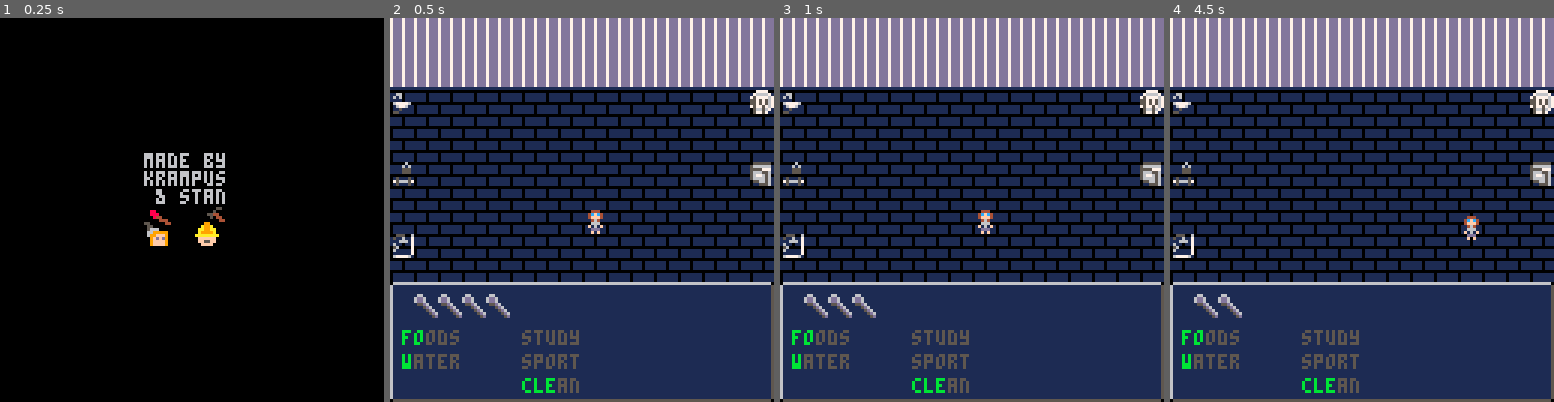
Above: before the commit, frames 1-4 (left to right).
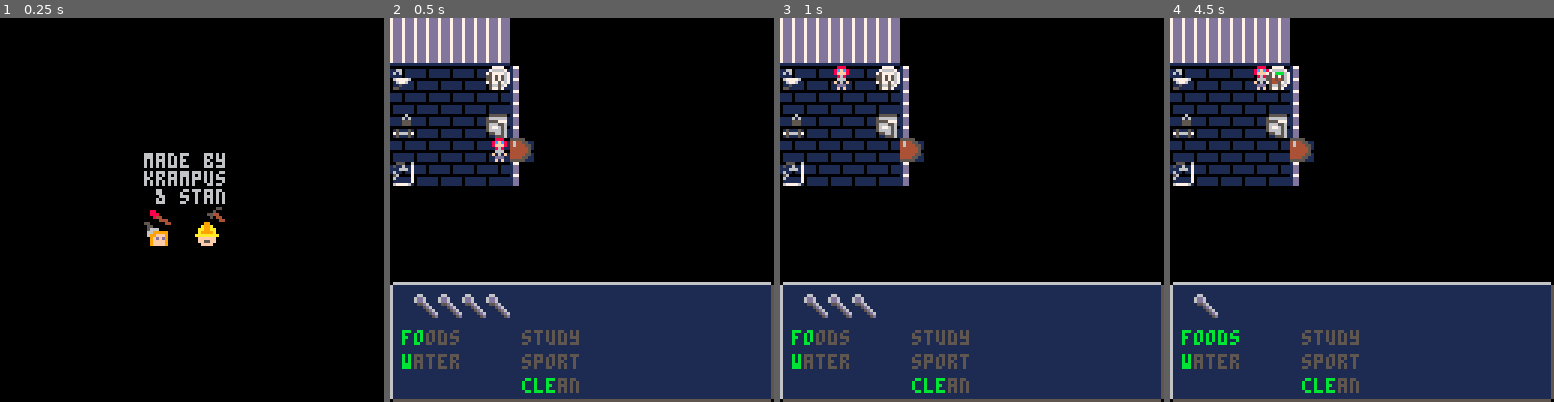
Above: after the commit, the same moments.

Repository: StanTheCarpenter/handle-with-care
Game: PICO-8 cartridge handlewithcare.p8
Two runs of this game, one before a commit and one after it. Both use one fixed random seed, a clock stepped at 60 frames per second and the inputs below.
Inputs:
- Up to frame 1 (0.25 s): no input
- Up to frame 2 (0.5 s): tap X (X key) at 0.33 s
- Up to frame 3 (1 s): tap O (Z key) at 0.7 s
- Up to frame 4 (4.5 s): tap X (X key) at 1.07, 1.85, 2.97, 4.08 s; hold Right 1.6-2.1 s; tap O (Z key) every 0.4 s from 1.7 to 4.1 s; hold Up 2.15-2.42 s; hold Right 2.47-3.03 s; hold Left 3.08-3.58 s; hold Down 3.63-3.97 s; hold Right from 4.02 s (still down)

Frame 1 is identical in both runs. In frame 2, 44% of the frame differs, in the area x 0-100%, y 0-69%; in frame 3, 44%; in frame 4, 44%, in the area x 0-100%, y 0-86%.

Commit message:
Update handlewithcare.p8
refactoring, introduces kas scene

Diff:
--- a/handlewithcare.p8
+++ b/handlewithcare.p8
@@ -9,7 +9,7 @@
 end
 
 function credits.update()
-		if btn(❎) then set_state(game) end
+		if btn(❎) then game.init(); set_state(kamer) end
 end
 
 function credits.draw()
@@ -81,43 +81,11 @@
 end
 
 function game.update()
-	local gx = player.x
-	local gy = player.y
-	if btn(⬅️) then
-		gx = player.x - 1
-	elseif btn(➡️) then
-		gx = player.x + 1
-	elseif btn(⬆️) then
-		gy = player.y - 1
-	elseif btn(⬇️) then
-		gy = player.y + 1
-	end
 
 	if btn(🅾️) and not oldz then
 		game.init()
 	end
 
-	local item_prsd = false
-	for k,v in pairs(items) do
-		local l, a = len(v.x,v.y,gx,gy)
-		if l < 8 then
-			if v.mode == 1
-			and player.spoons > 0 then
-				v.act()
-				v.mode = 2
-				player.spoons -= 1
-			end
-			item_prsd = true
-		end
-	end
-
-	if not item_prsd and
-	gx > 1 and gx < 120 and
-	gy > 3*8 and gy < 128-5*8 then
-		player.x = gx
-		player.y = gy
-	end
-
 	player.update()
 
 	oldz = btn(🅾️)
@@ -125,10 +93,13 @@
 
 function game.draw()
 	cls()
-	map(0,0)
+	map(lvl.x,lvl.y,0,0,lvl.w,lvl.h)
+	map(0,11,0,11*8,16,5)
 	spr(player.img,player.x,player.y)
 	for k,v in pairs(items) do
-		spr(v.img[v.mode],v.x,v.y)
+		if v.room == room then
+		spr(v.img[v.mode or 1],v.x,v.y)
+		end
 	end
 
 	for i=1, player.spoons do
@@ -155,45 +126,71 @@
 items[1] = {
 	img = {17,33},
 	x = 1,
-	y = 3*8,
+	y = 2*8,
 	mode = 1,
+	room = 1,
+	spoon = 1,
 	act = function() player.stats[player.water].val += 3 end
 	}
 items[2] = {
 	img = {18,34},
 	x = 1,
-	y = 6*8,
+	y = 4*8,
 	mode = 1,
+	room = 1,
+	spoon = 1,
 	act = function() player.stats[player.sport].val += 3 end
 	}
 items[3] = {
 	img = {20,36},
 	x = 1,
-	y = 9*8,
+	y = 6*8,
 	mode = 1,
+	room = 1,
+	spoon = 1,
 	act = function() player.stats[player.clean].val += 3 end
 	}
 items[4] = {
 	img = {21,37},
-	x = 120,
-	y = 3*8,
+	x = 4*8,
+	y = 2*8,
 	mode = 1,
+	room = 1,
+	spoon = 1,
 	act = function() player.stats[player.foods].val += 3 end
 	}
 items[5] = {
 	img = {22,38},
-	x = 120,
-	y = 6*8,
+	x = 4*8,
+	y = 4*8,
 	mode = 1,
+	room = 1,
+	spoon = 1,
 	act = function() player.stats[player.study].val += 3 end
+	}
+items[6] = {
+	img = {26,26},
+	x = 5*8,
+	y = 5*8,
+	room = 1,
+	spoon = 0,
+	act = function() set_state(kas) end
+	}
+items[7] = {
+	img = {26,26},
+	x = 0*8,
+	y = 8*8,
+	room = 2,
+	spoon = 0,
+	act = function() set_state(kamer) end
 	}
 end
 -->8
 --player
 player = {}
 function player.init()
-	player.x = 8*8
-	player.y = 8*8
+	player.x = 2*8
+	player.y = 2*8
 	player.img = 12
 	player.stats = {}
 	player.stats[1] = { val = 1,
@@ -221,6 +218,40 @@
 	for k,v in pairs(player.stats) do
 		if v.val > 5 then v.val = 5 end
 	end
+
+	local gx = player.x
+	local gy = player.y
+	if btn(⬅️) then
+		gx = player.x - 1
+	elseif btn(➡️) then
+		gx = player.x + 1
+	elseif btn(⬆️) then
+		gy = player.y - 1
+	elseif btn(⬇️) then
+		gy = player.y + 1
+	end
+
+	local item_prsd = false
+	for k,v in pairs(items) do
+		local l, a = len(v.x,v.y,gx,gy)
+		if l < 6 and v.room == room then
+			if not v.mode or v.mode == 1
+			and player.spoons > 0 then
+				v.act()
+				if v.mode then v.mode = 2 end
+				player.spoons -= v.spoon
+			end
+			item_prsd = true
+		end
+	end
+
+	if not item_prsd and
+	fget(mget(lvl.x+flr(gx/8),lvl.y+flr(gy/8)),0) and
+	fget(mget(lvl.x+flr(gx/8),lvl.y+flr(gy/8)+1),0) and
+	fget(mget(lvl.x+flr(gx/8)+1,lvl.y+flr(gy/8)),0) then
+		player.x = gx
+		player.y = gy
+	end
 end
 
 -->8
@@ -230,11 +261,53 @@
 	local dy = ay-by
 	return sqrt(dx*dx+dy*dy),atan2(dy,dx)
 end
+-->8
+--kas
+kas = {}
+function kas.init()
+	lvl = {}
+	lvl.x = 18
+	lvl.y = 0
+	lvl.w = 8
+	lvl.h = 10
+	room = 2
+	player.x = 8
+	player.y = 8*8
+end
+
+function kas.update()
+	game.update()
+end
+
+function kas.draw()
+	game.draw()
+end
+-->8
+--kamer
+kamer = {}
+function kamer.init()
+	lvl = {}
+	lvl.x = 26
+	lvl.y = 3
+	lvl.w = 6
+	lvl.h = 7
+	room = 1
+	player.x = 4*8
+	player.y = 5*8
+end
+
+function kamer.update()
+	game.update()
+end
+
+function kamer.draw()
+	game.draw()
+end
 __gfx__
-000000009999999961cccccc61c0000046566644444444444444444417700000000000007ddd7ddd7ddd7ddd0660000000044400066666666666666666666660
-000000005cccc2e261cccccc61c000006456664655444444544444441dd00000111101117ddd7ddd7ddd7ddd6dd60000004cfc40611111111111111111111115
-007007005cccb2e261cccccc61c000004455555544444444444444441dd00000111101117ddd7ddd7ddd7ddd6dd60000004fff40611111111111111111111115
-000770005ccb42e261cccccc61c000006656665644444444444444441dd00000111101117ddd7ddd7ddd7ddd055d600000046400611111111111111111111115
+000000009999999961cccccc61c0000046566644444444444444444417700000000000007ddd7ddd7ddd7ddd0660000000088800066666666666666666666660
+000000005cccc2e261cccccc61c000006456664655444444544444441dd00000111101117ddd7ddd7ddd7ddd6dd60000008cfc80611111111111111111111115
+007007005cccb2e261cccccc61c000004455555544444444444444441dd00000111101117ddd7ddd7ddd7ddd6dd60000008fff80611111111111111111111115
+000770005ccb42e261cccccc61c000006656665644444444444444441dd00000111101117ddd7ddd7ddd7ddd055d600000086800611111111111111111111115
 00077000533c42e261cccccc61c0000066566656444444444444544417700000000000007ddd7ddd7ddd7ddd0005d60000066600611111111111111111111115
 007007005bb332e261cccccc61c000004646665644444454444444441dd00000011111117ddd7ddd7ddd7ddd00005d6000f060f0611111111111111111111115
 00000000533b322261111111611000004545554444444454444444441dd00000011111117ddd7ddd7ddd7ddd000005d6000ddd00611111111111111111111115
@@ -442,7 +515,7 @@
 
 
 __gff__
-0000010000000000000101000000000000000000000000000000000000000000000000000000000000000000000000000000000000000000000000000000000000000000000000000000000000000000000000000000000000000000000000000000000000000000000000000000000000000000000000000000000000000000
+0000000001010100010000000000000000000000000000000000000000000000000000000000000000000000000000000000000000000000000000000000000000000000000000000000000000000000000000000000000000000000000000000000000000000000000000000000000000000000000000000000000000000000
 0000000000000000000000000000000000000000000000000000000000000000000000000000000000000000000000000000000000000000000000000000000000000000000000000000000000000000000000000000000000000000000000000000000000000000000000000000000000000000000000000000000000000000
 __map__
 0a0a0a0a0a0a0a0a0a0a0a0a0a0a0a0a00000202020202020203000000000000000000000000000000000000000000000000000000000000000000000000000000000000000000000000000000000000000000000000000000000000000000000000000000000000000000000000000000000000000000000000000000000000
@@ -453,7 +526,7 @@
 0808080808080808080808080808080800000605060406060603080808080807000000000000000000000000000000000000000000000000000000000000000000000000000000000000000000000000000000000000000000000000000000000000000000000000000000000000000000000000000000000000000000000000
 0808080808080808080808080808080827000605050405060603080808080807000000000000000000000000000000000000000000000000000000000000000000000000000000000000000000000000000000000000000000000000000000000000000000000000000000000000000000000000000000000000000000000000
 0808080808080808080808080808080800000605060406050603080808080807000000000000000000000000000000000000000000000000000000000000000000000000000000000000000000000000000000000000000000000000000000000000000000000000000000000000000000000000000000000000000000000000
-080808080808080808080808080808080000040404040405050308080808081a000000000000000000000000000000000000000000000000000000000000000000000000000000000000000000000000000000000000000000000000000000000000000000000000000000000000000000000000000000000000000000000000
+0808080808080808080808080808080800000404040404050503080808080808000000000000000000000000000000000000000000000000000000000000000000000000000000000000000000000000000000000000000000000000000000000000000000000000000000000000000000000000000000000000000000000000
 0808080808080808080808080808080800000505050505050503080808080807000000000000000000000000000000000000000000000000000000000000000000000000000000000000000000000000000000000000000000000000000000000000000000000000000000000000000000000000000000000000000000000000
 0808080808080808080808080808080800000000000000000000000000000000000000000000000000000000000000000000000000000000000000000000000000000000000000000000000000000000000000000000000000000000000000000000000000000000000000000000000000000000000000000000000000000000
 0d0e0e0e0e0e0e0e0e0e0e0e0e0e0e0f00000000000000000000000000000000000000000000000000000000000000000000000000000000000000000000000000000000000000000000000000000000000000000000000000000000000000000000000000000000000000000000000000000000000000000000000000000000
